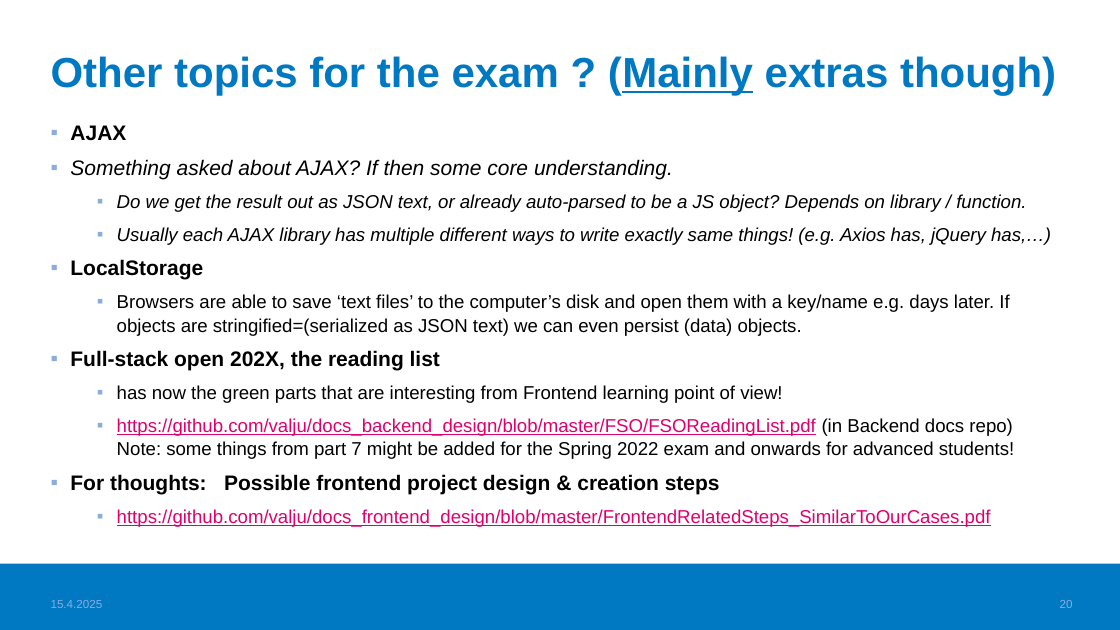
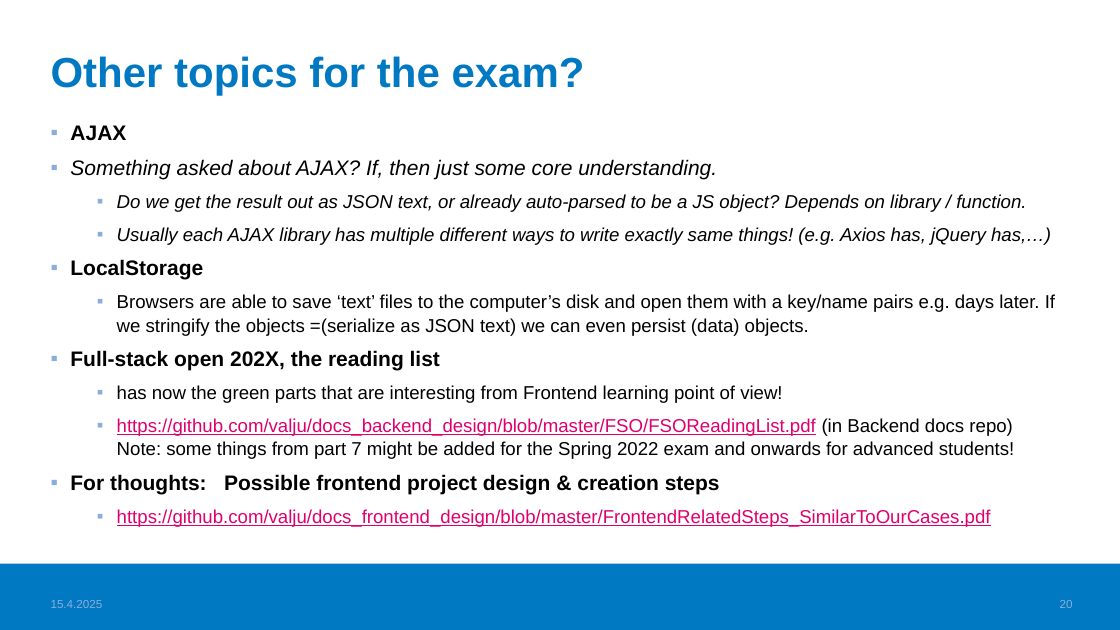
Before and after one commit to valju/docs_frontend_design, a slide deck: slide 20 of FrontendStuff_ForExam.pptx. Drawn at 1120x630 pixels with LibreOffice and Linux fonts; fonts in the diff are those of the drawing; background and template pictures are left out. Boxes give left, top, right and bottom in pixels: in the first picture for what was removed or moved away, otherwise in the second. Text is boxed around its words. In the diff, an @@ line names an element or a change of style, - is before the commit and + after.

Commit message:
Upd frontend exam materials

```diff
--- a/FrontendStuff_ForExam.pptx
+++ b/FrontendStuff_ForExam.pptx
@@ title at <box>51,56,585,96</box>: text changed @@
-Other topics for the exam ? (Mainly extras though)
+Other topics for the exam?
@@ text at <box>70,159,717,179</box>: text changed @@
-▪ Something asked about AJAX? If then some core understanding.
+▪ Something asked about AJAX? If, then just some core understanding.
@@ text at <box>117,294,1055,336</box>: text changed @@
-  ▪ Browsers are able to save ‘text files’ to the computer’s disk and open them with a key/name e.g. days later. If objects are stringified=(serialized as JSON text) we can even persist (data) objects.
+  ▪ Browsers are able to save ‘text’ files to the computer’s disk and open them with a key/name pairs e.g. days later. If we stringify the objects =(serialize as JSON text) we can even persist (data) objects.
```
Also in this commit, not shown: 1 other slide changed, 1 other file.
